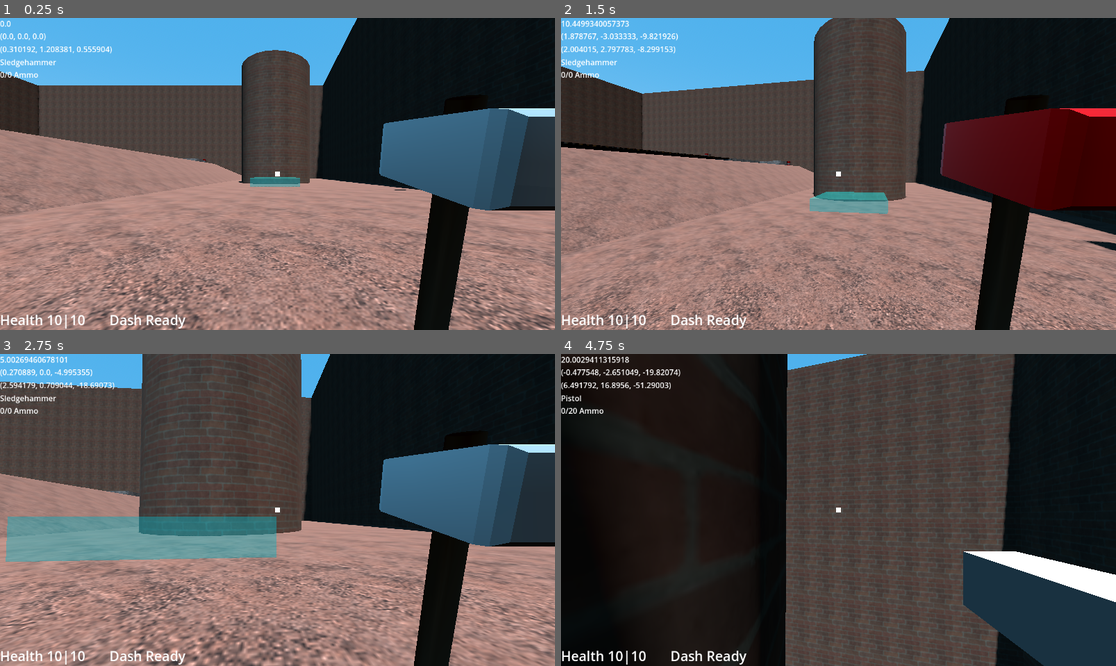
Above: before the commit, frames 1-4 (two rows, left to right).
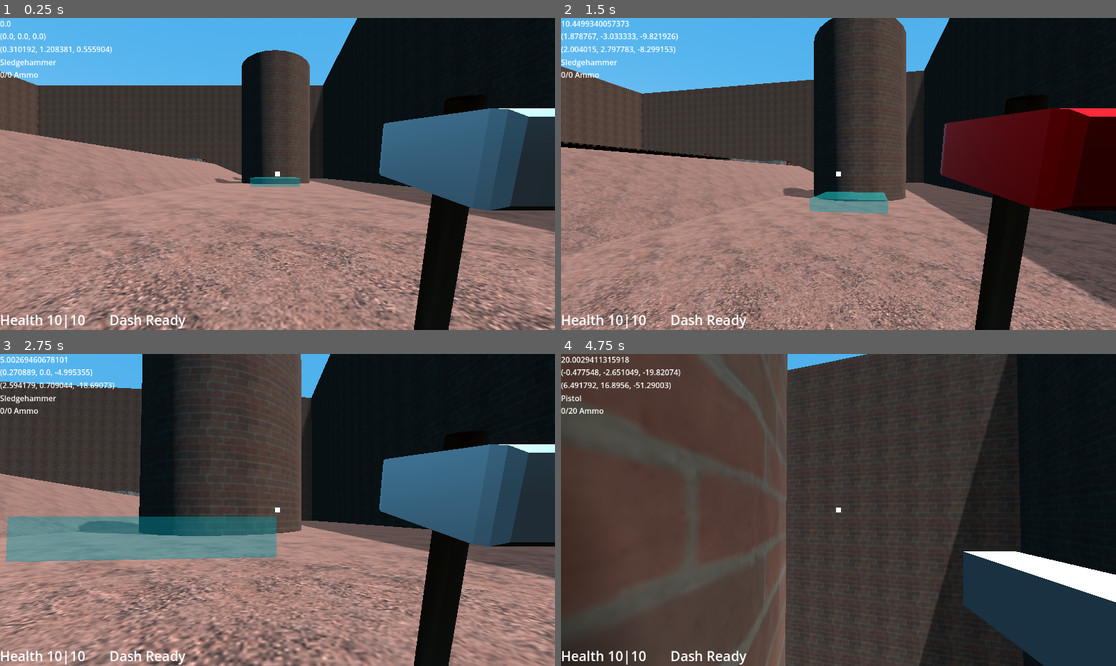
Above: after the commit, the same moments.

Repository: Wlopez2002/FPSGame
Game: Godot game, scene res://Levels/TestMain.tscn
Two runs of this game, one before a commit and one after it. Both use one fixed random seed, a clock stepped at 60 frames per second and the inputs below. Sound files missing from this copy of the repository are replaced by a short silence.
Inputs (mouse positions are in pixels of both pictures, inside the frame that each line leads up to):
- Up to frame 1 (0.25 s): no input
- Up to frame 2 (1.5 s): tap Enter at 0.5 s; move the mouse to (866, 174) at 0.52 s; hold E (INTERACT) 0.53-1.28 s; hold W (MoveForward) from 0.53 s (still down); tap Space (MoveJump) at 0.77 s; move the mouse to (810, 174) at 1.27 s; click (810, 174) at 1.35 s
- Up to frame 3 (2.75 s): keep holding W (MoveForward); tap Space (MoveJump) at 1.52 s; move the mouse to (288, 503) at 2.02 s; hold Ctrl (MoveCrouch) from 2.03 s (still down)
- Up to frame 4 (4.75 s): keep holding W (MoveForward); move the mouse to (832, 516) at 2.77 s; release Ctrl (MoveCrouch) at 2.78 s; tap Shift (MoveDash) at 2.85 s; tap Space (MoveJump) at 3.02, 3.77, 4.52 s; move the mouse to (877, 513) at 3.52 s; tap 1 at 3.6 s; move the mouse to (794, 506) at 4.27 s; tap 2 at 4.35 s

The runs differ from the first frame. In frame 1, 5.1% of the frame differs, in the area x 0-100%, y 10-69%; in frame 2, 12%; in frame 3, 8.7%; in frame 4, 46%, in the area x 0-84%, y 0-100%.

Commit message:
Update TestMain.tscn

Diff:
--- a/Levels/TestMain.tscn
+++ b/Levels/TestMain.tscn
@@ -529,9 +529,11 @@
 size = Vector3(122.183, 1, 170.61304)
 
 [node name="DirectionalLight3D" type="DirectionalLight3D" parent="." unique_id=1368498724]
-transform = Transform3D(0.7410077, -0.6679749, 0.06868401, 0.078202605, 0.18743415, 0.9791592, -0.6669274, -0.72019315, 0.19112751, -26.08015, 103.100296, 59.58174)
+transform = Transform3D(-0.66279393, -0.7030923, 0.2576149, 0.25538212, 0.11115923, 0.96042883, -0.7039063, 0.7023567, 0.105881594, -26.08015, 103.100296, 59.58174)
 light_color = Color(1, 0.9822071, 1, 1)
 shadow_enabled = true
+shadow_opacity = 0.75
+shadow_blur = 0.0
 directional_shadow_max_distance = 220.0
 
 [node name="WorldEnvironment" type="WorldEnvironment" parent="." unique_id=424475211]
